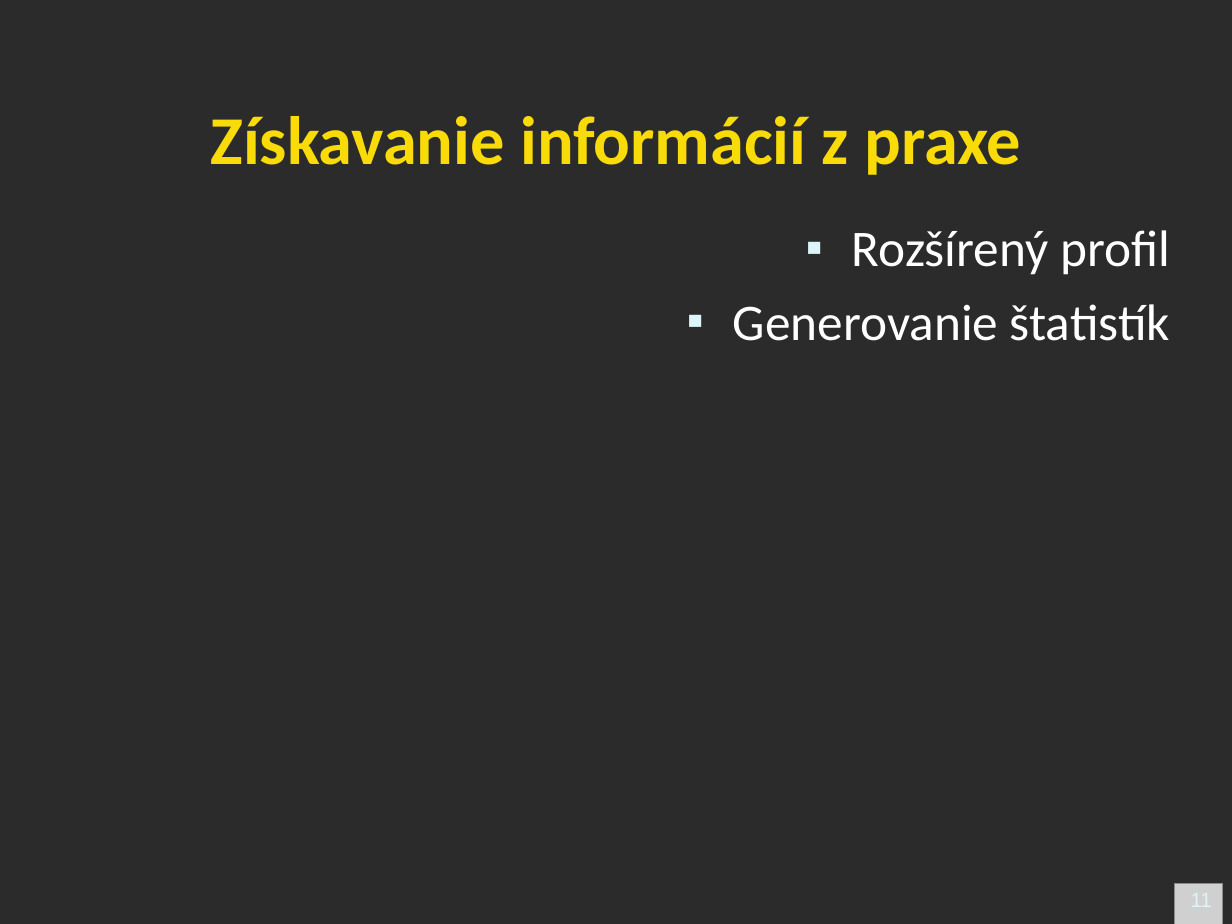
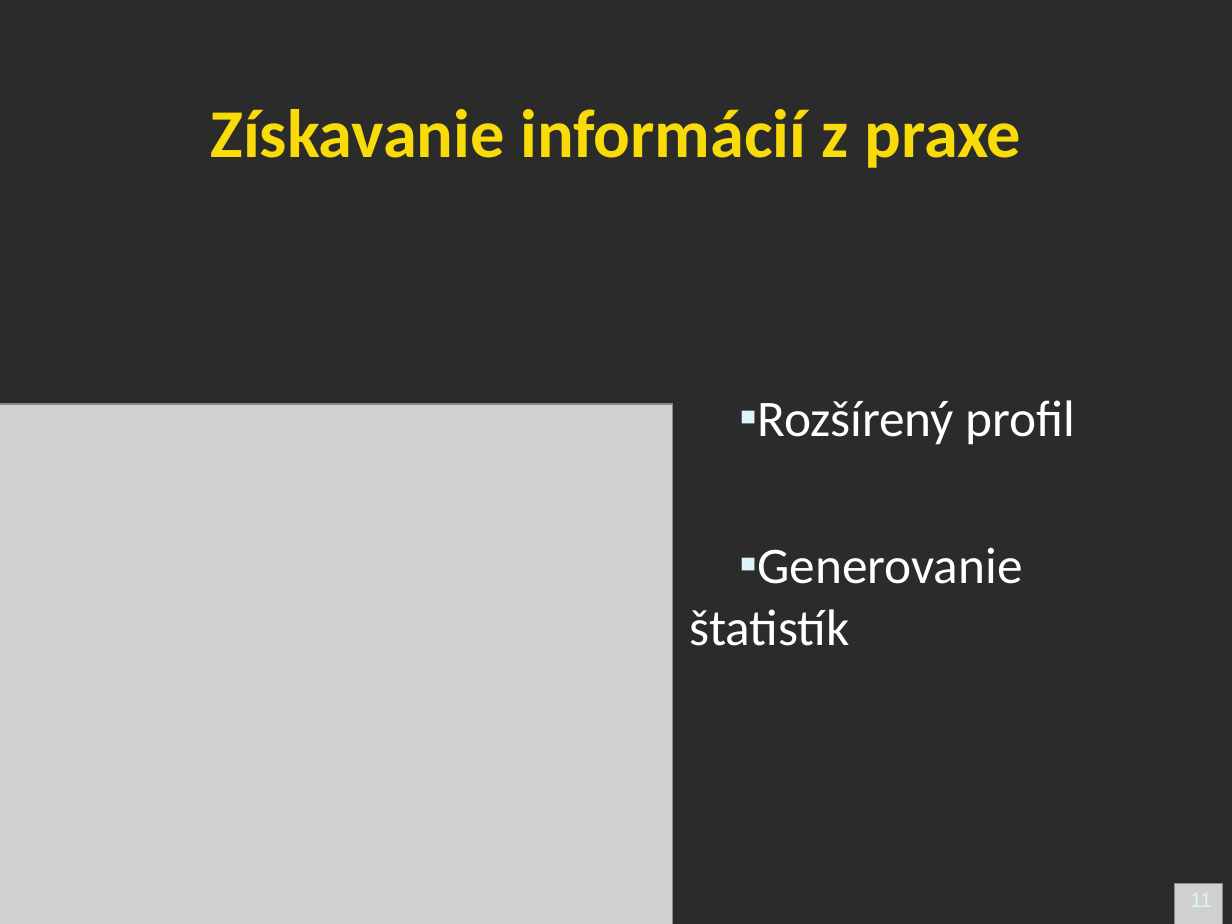
Before and after one commit to googlecode-mirror/timovy2007, a slide deck: slide 11 of doc/prezentacia/alumni_action_presentation.ppt. Drawn at 1232x924 pixels with LibreOffice and Linux fonts; fonts in the diff are those of the drawing; grey boxes stand for pictures; background and template pictures are left out; a plain dark background stands for a picture behind light text. Boxes give left, top, right and bottom in pixels: in the first picture for what was removed or moved away, otherwise in the second. Text is boxed around its words. In the diff, an @@ line names an element or a change of style, - is before the commit and + after.

```diff
--- a/doc/prezentacia/alumni_action_presentation.ppt
+++ b/doc/prezentacia/alumni_action_presentation.ppt
@@ title "Získavanie informácií z praxe": place and size @@
-title "Získavanie informácií z praxe" at bbox=[210, 116, 1022, 175]
+title "Získavanie informácií z praxe" at bbox=[210, 109, 1022, 168]
@@ title "Získavanie informácií z praxe" at bbox=[210, 109, 1022, 168]: vertical alignment top to middle @@
@@ text "Rozšírený profil" at bbox=[690, 400, 1075, 646]: alignment right to left; indent changed; vertical alignment top to middle @@
@@ picture added at bbox=[0, 404, 673, 924] @@
```
Also in this commit, not shown: 7 other slides changed, 4 slides added, 4 slides removed.
